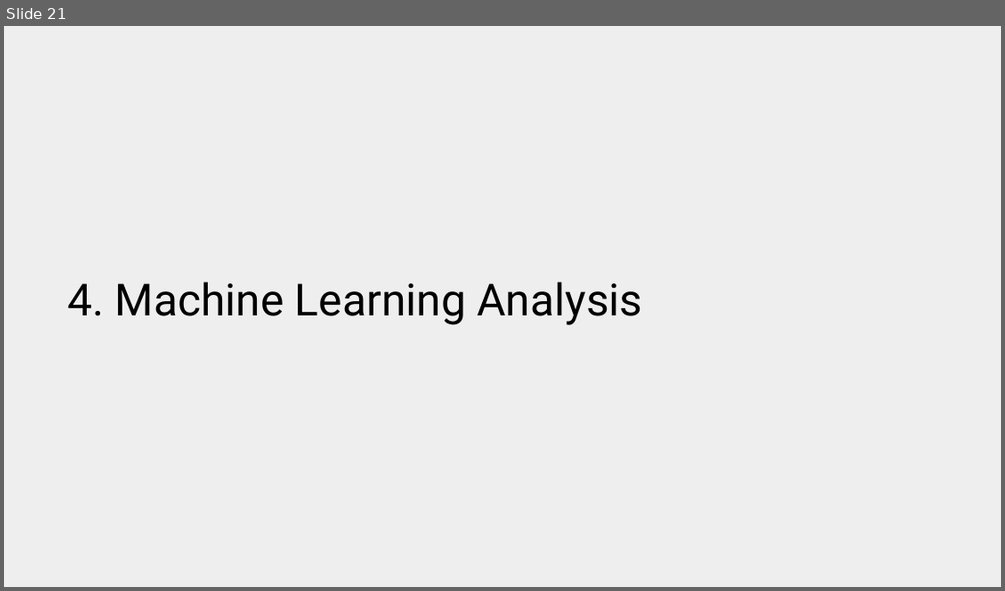
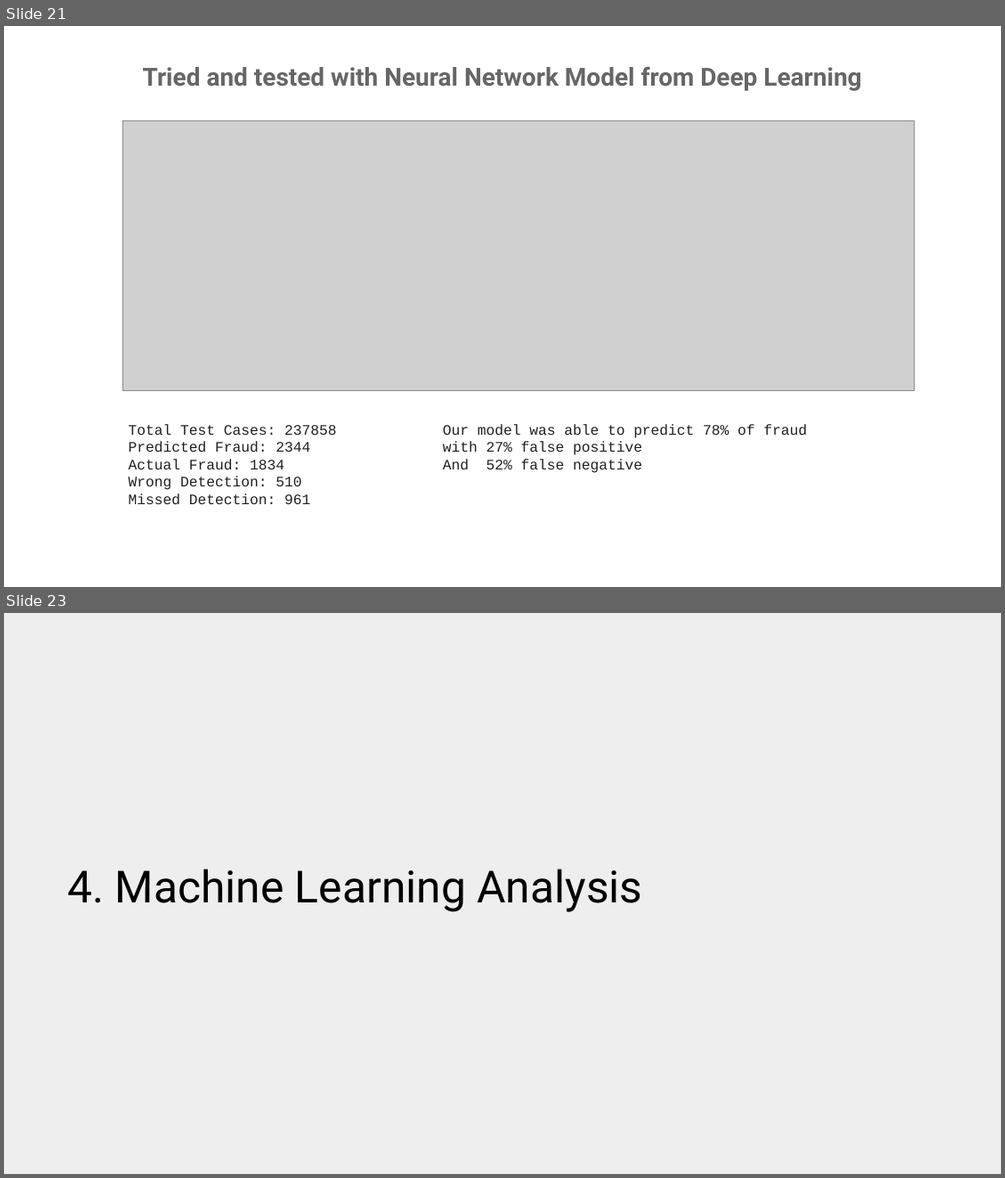
Before and after one commit to Maitha-mo/sampleGuys_final-project_dsml2021, a slide deck: Sample Guys _ Demo Day _ AstroLabs DS ML Bootcamp Oct Nov 2021.pptx. Shown one above the other, each under a label of ours: slide 21 before the commit, slides 21 and 23 after it; the slides between them are not shown. The pictures are 1005x591 and 1005x1178 pixels, drawn with LibreOffice and Linux fonts; fonts in the diff are those of the drawing; grey boxes stand for pictures. Boxes give left, top, right and bottom in pixels: in the first picture for what was removed or moved away, otherwise in the second. Text is boxed around its words. In the diff, an @@ line names an element or a change of style, - is before the commit and + after.

Commit message:
Update Sample Guys _ Demo Day _ AstroLabs DS ML Bootcamp Oct Nov 2021.pptx
updated the slides of Fraud Detection Project

```diff
--- a/Sample Guys _ Demo Day _ AstroLabs DS ML Bootcamp Oct Nov 2021.pptx
+++ b/Sample Guys _ Demo Day _ AstroLabs DS ML Bootcamp Oct Nov 2021.pptx
@@ slide 21 added at [4, 26, 1001, 587], background #FFFFFF @@
@@ text added at [143, 66, 861, 91], 18 pt, text #666666, bold @@
+Tried and tested with Neural Network Model from Deep Learning
@@ picture added at [122, 122, 914, 391] @@
@@ text added at [129, 424, 336, 504], 10.5 pt, text #212121 @@
+Total Test Cases: 237858
+Predicted Fraud: 2344
+Actual Fraud: 1834
+Wrong Detection: 510
+Missed Detection: 961
@@ text added at [443, 424, 807, 473], 10.5 pt, text #212121 @@
+Our model was able to predict 78% of fraud
+with 27% false positive
+And 52% false negative
@@ what was slide 21 is now slide 23 @@
```
Also in this commit, not shown: 6 slides changed, 18 other slides added, 12 slides removed.
